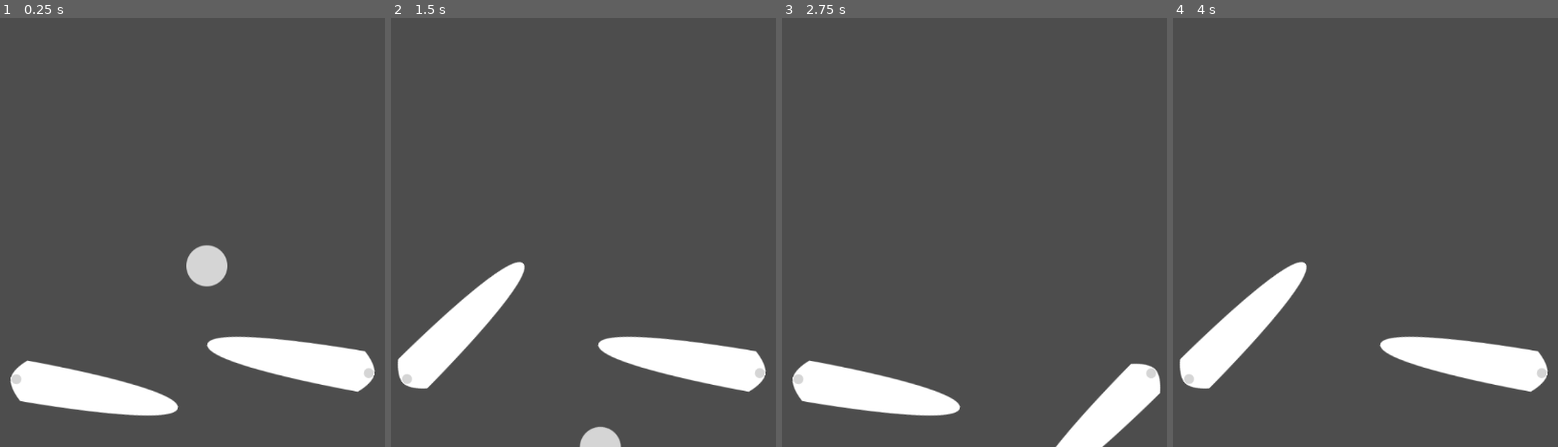
Above: before the commit, frames 1-4 (left to right).
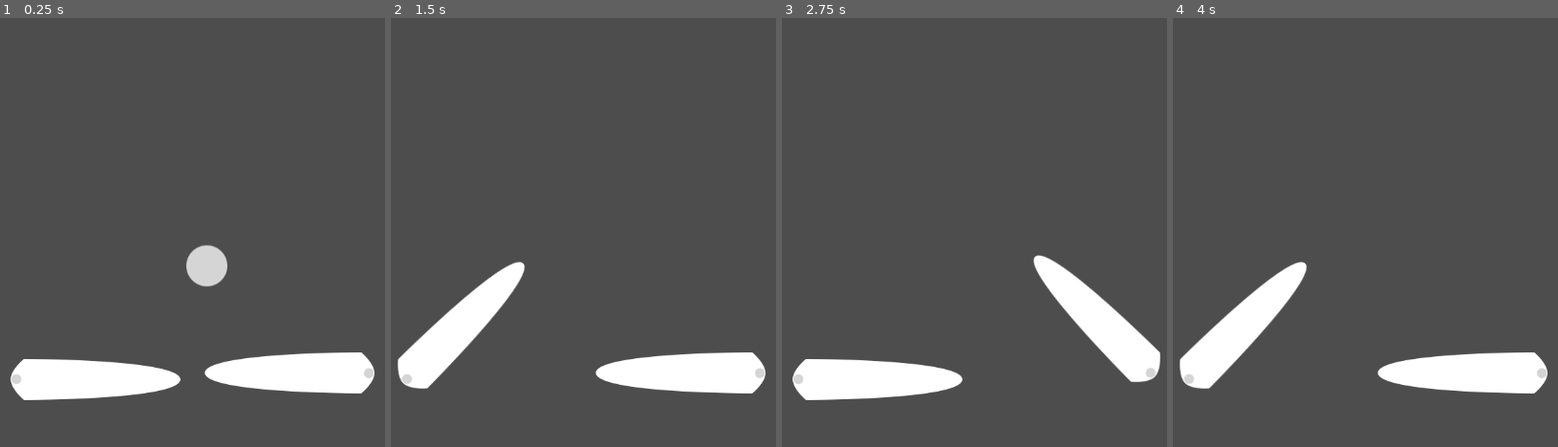
Above: after the commit, the same moments.

Repository: fivemoreminix/pinball
Game: Godot game, scene res://table.tscn
The game is run twice, just before and just after one commit, with the same random seed, the same clock (stepped at 60 frames per second) and the same inputs.
Inputs:
- Up to frame 1 (0.25 s): no input
- Up to frame 2 (1.5 s): hold Right (ui_right) 0.53-1.28 s; hold Left (ui_left) from 1.28 s (still down)
- Up to frame 3 (2.75 s): tap Enter at 2 s; release Left (ui_left) at 2.03 s; hold Right (ui_right) from 2.03 s (still down)
- Up to frame 4 (4 s): tap Space at 2.75 s; tap Enter at 3.5 s; release Right (ui_right) at 3.53 s; hold Left (ui_left) from 3.53 s (still down)

The runs differ from the first frame. In frame 1, 5.5% of the frame differs, in the area x 2-98%, y 74-93%; in frame 2, 3.2%; in frame 3, 8.1%, in the area x 2-99%, y 55-100%; in frame 4, 2.7%.

Commit message:
Using absolute rotation makes this shit simpler so paddles work now

Diff:
--- a/paddle_char.gd
+++ b/paddle_char.gd
@@ -17,19 +17,20 @@
 
 func _ready():
 	if is_left:
-		rotation         = deg_to_rad(-start_rotation)
-		actuate_rotation = deg_to_rad(-stop_rotation)
+		rotation         = deg_to_rad(start_rotation)
+		actuate_rotation = deg_to_rad(stop_rotation)
 	else:
-		rotation         = deg_to_rad( 180 - start_rotation )
-		actuate_rotation = deg_to_rad( 180 - stop_rotation )
+		rotation         = deg_to_rad(start_rotation)
+		actuate_rotation = deg_to_rad(stop_rotation)
 	release_rotation = rotation
 	tween = create_tween()
 
 func _input(event) -> void:
-	if event.is_action_pressed("ui_left" if is_left else "ui_right"):
+	var action = "ui_left" if is_left else "ui_right"
+
+	if event.is_action_pressed(action):
 		actuate()
-
-	if event.is_action_released("ui_left" if is_left else "ui_right"):
+	if event.is_action_released(action):
 		release()
 
 
--- a/table.tscn
+++ b/table.tscn
@@ -19,7 +19,11 @@
 
 [node name="Paddle" parent="." instance=ExtResource("2_5m5w6")]
 position = Vector2(177, 546)
+start_rotation = 2.08165e-12
+stop_rotation = -45.0
 
 [node name="Paddle2" parent="." instance=ExtResource("2_5m5w6")]
 position = Vector2(710, 536)
 is_left = false
+start_rotation = 180.0
+stop_rotation = 225.0
